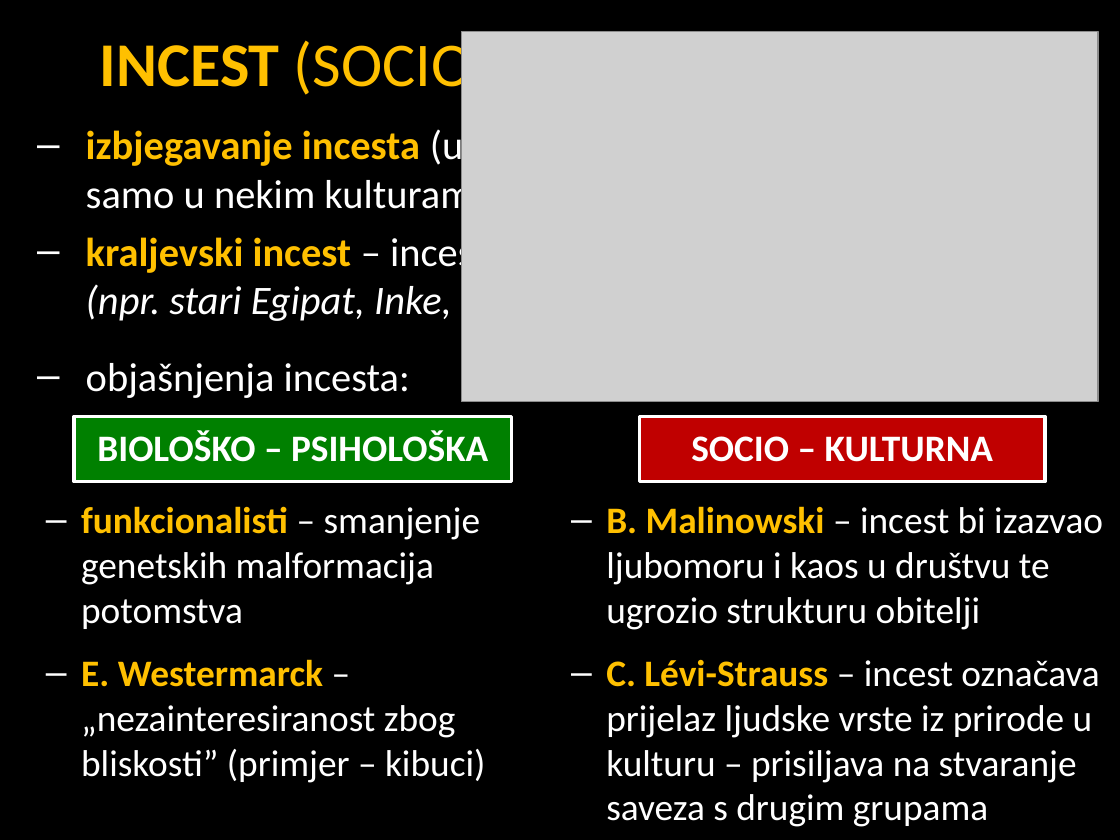
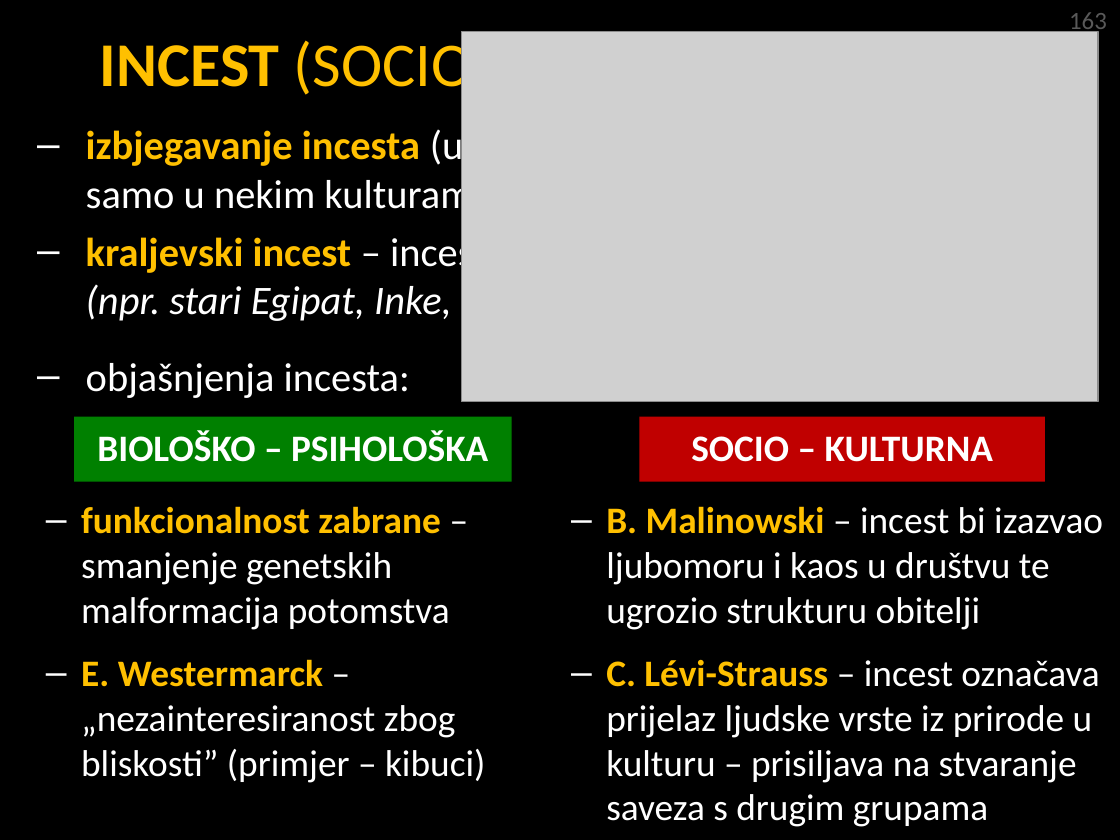
Before and after one commit to srednja-skola/sociologija, a slide deck: slide 16 of data/pptx/008_Obitelj_brak_i_srodstvo.pptx. Drawn at 1120x840 pixels with LibreOffice and Linux fonts; fonts in the diff are those of the drawing; grey boxes stand for pictures. Boxes give left, top, right and bottom in pixels: in the first picture for what was removed or moved away, otherwise in the second. Text is boxed around its words. In the diff, an @@ line names an element or a change of style, - is before the commit and + after.

```diff
--- a/data/pptx/008_Obitelj_brak_i_srodstvo.pptx
+++ b/data/pptx/008_Obitelj_brak_i_srodstvo.pptx
@@ text added at [1069, 12, 1107, 35], 16 pt, text #595959 @@
+163
@@ rectangle "BIOLOŠKO – PSIHOLOŠKA" at [74, 417, 512, 482]: outline #FFFFFF 2.25 pt to none @@
@@ rectangle "SOCIO – KULTURNA" at [640, 417, 1045, 482]: outline #FFFFFF 2.25 pt to none @@
@@ text at [81, 506, 450, 630]: text changed @@
-– funkcionalisti – smanjenje genetskih malformacija potomstva
+– funkcionalnost zabrane – smanjenje genetskih malformacija potomstva
```
Also in this commit, not shown: 14 other slides changed, 2 slides removed, 1 other file.
